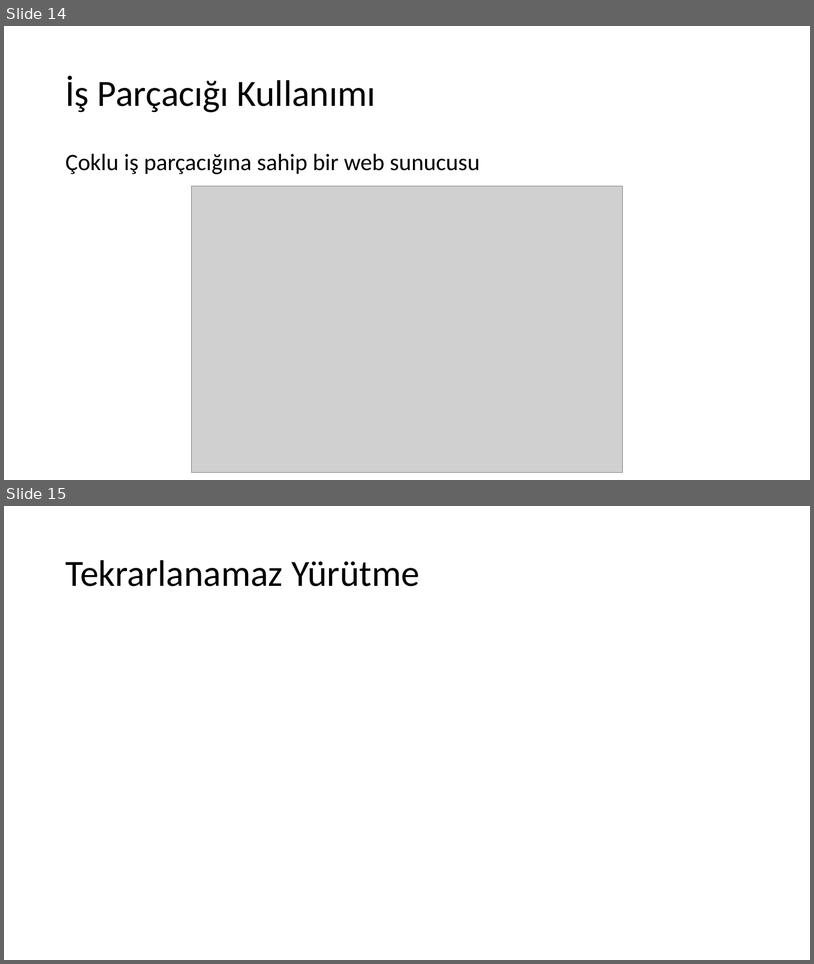
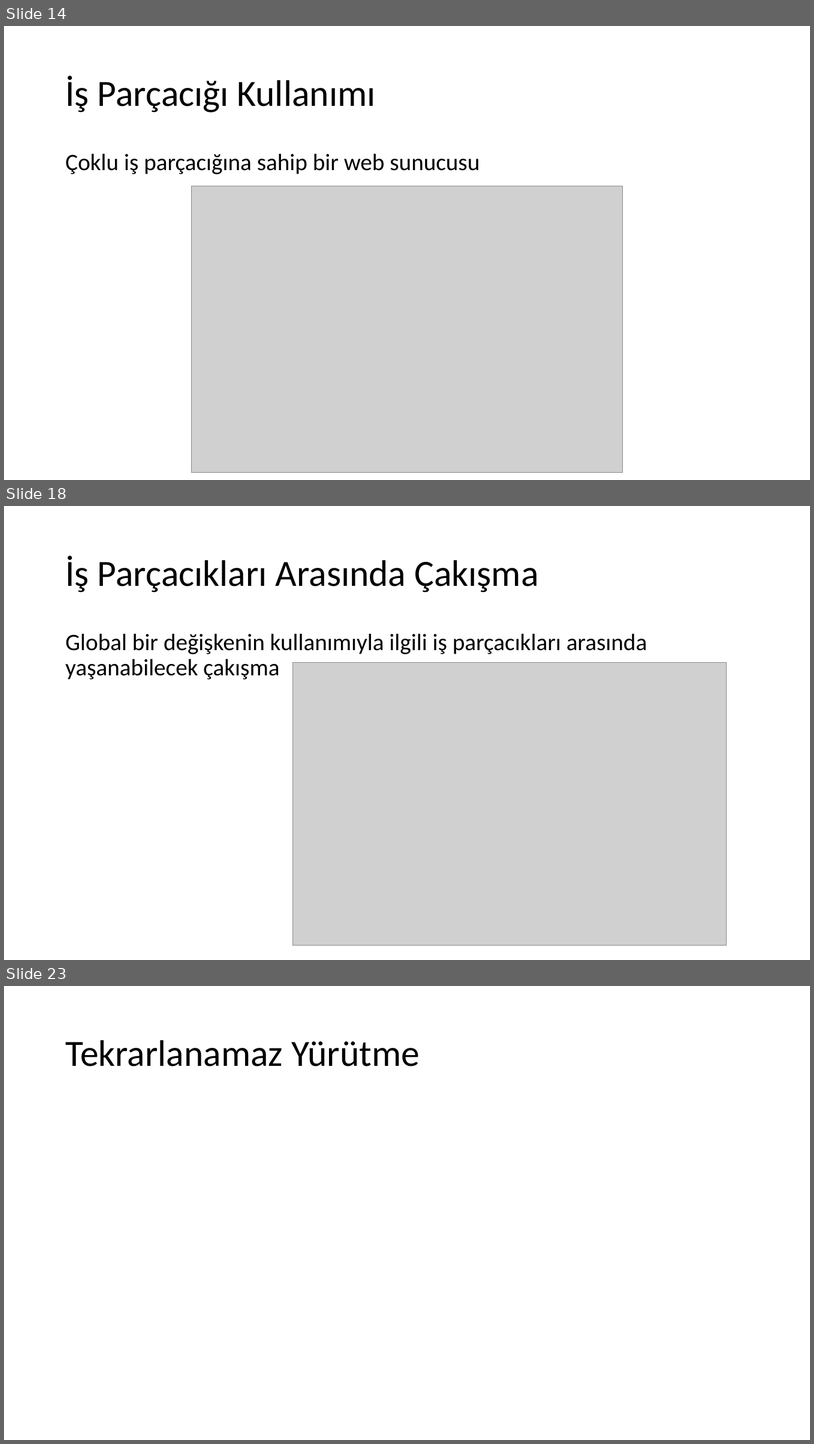
Before and after one commit to sercankulcu/sercankulcu.github.io, a slide deck: assets/teaching/os/2_Bolum_2_Surecler.pptx. Shown one above the other, each under a label of ours: slides 14 and 15 before the commit, slides 14, 18 and 23 after it; the slides between them are not shown. The pictures are 814x964 and 814x1444 pixels, drawn with LibreOffice and Linux fonts; fonts in the diff are those of the drawing; grey boxes stand for pictures. Boxes give left, top, right and bottom in pixels: in the first picture for what was removed or moved away, otherwise in the second. Text is boxed around its words. In the diff, an @@ line names an element or a change of style, - is before the commit and + after.

```diff
--- a/assets/teaching/os/2_Bolum_2_Surecler.pptx
+++ b/assets/teaching/os/2_Bolum_2_Surecler.pptx
@@ slide 18 added at box(4, 506, 810, 960), background #FFFFFF @@
@@ title added at box(65, 555, 539, 592), 44 pt, text #000000 @@
+İş Parçacıkları Arasında Çakışma
@@ text added at box(65, 633, 648, 679), 28 pt, text #000000 @@
+Global bir değişkenin kullanımıyla ilgili iş parçacıkları arasında yaşanabilecek çakışma
@@ picture added at box(293, 663, 727, 946) @@
@@ what was slide 15 is now slide 23 @@
```
Also in this commit, not shown: 7 other slides added, 1 other file.
